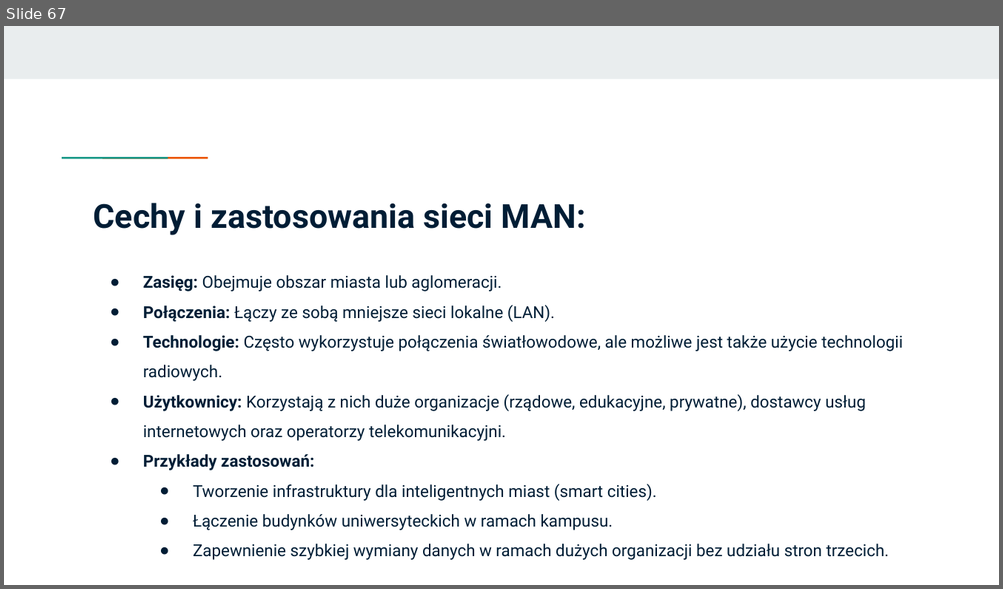
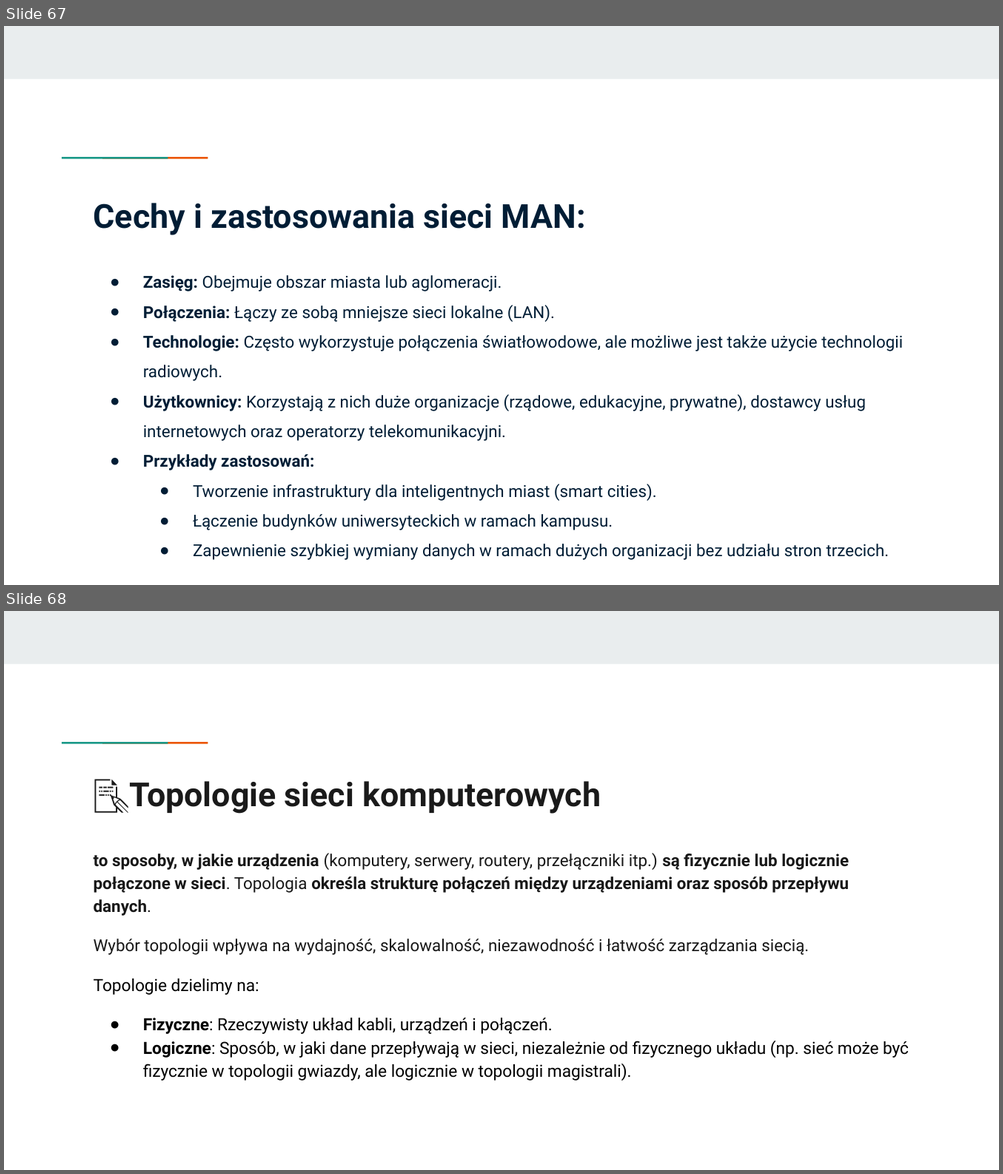
Before and after one commit to KasiaKasia/PRZEDMIOTY, a slide deck: ZASTOSOWANIE_INFORMATYKI/1A-gr_2/Zastosowanie informatyki - 1A gr. 2.pptx. Shown one above the other, each under a label of ours: slide 67 before the commit, slides 67 and 68 after it. The pictures are 1003x589 and 1003x1174 pixels, drawn with LibreOffice and Linux fonts; fonts in the diff are those of the drawing. Boxes give left, top, right and bottom in pixels: in the first picture for what was removed or moved away, otherwise in the second. Text is boxed around its words. In the diff, an @@ line names an element or a change of style, - is before the commit and + after.

```diff
--- a/ZASTOSOWANIE_INFORMATYKI/1A-gr_2/Zastosowanie informatyki - 1A gr. 2.pptx
+++ b/ZASTOSOWANIE_INFORMATYKI/1A-gr_2/Zastosowanie informatyki - 1A gr. 2.pptx
@@ slide 68 added at (x1=4, y1=611, x2=999, y2=1170), background #FFFFFF; not listed: 3 template elements that a slide beside it also shows @@
@@ title added at (x1=130, y1=781, x2=600, y2=814), 24 pt, text #1A1A1A, bold @@
+📝Topologie sieci komputerowych
@@ text added at (x1=94, y1=853, x2=908, y2=1081), 12 pt, text #171717 @@
+to sposoby, w jakie urządzenia (komputery, serwery, routery, przełączniki itp.) są fizycznie lub logicznie połączone w sieci. Topologia określa strukturę połączeń między urządzeniami oraz sposób przepływu danych.
+Wybór topologii wpływa na wydajność, skalowalność, niezawodność i łatwość zarządzania siecią.
+Topologie dzielimy na:
+● Fizyczne: Rzeczywisty układ kabli, urządzeń i połączeń.
+● Logiczne: Sposób, w jaki dane przepływają w sieci, niezależnie od fizycznego układu (np. sieć może być fizycznie w topologii gwiazdy, ale logicznie w topologii magistrali).
```
Also in this commit, not shown: 6 slides changed, 7 other slides added, 1 other file.
